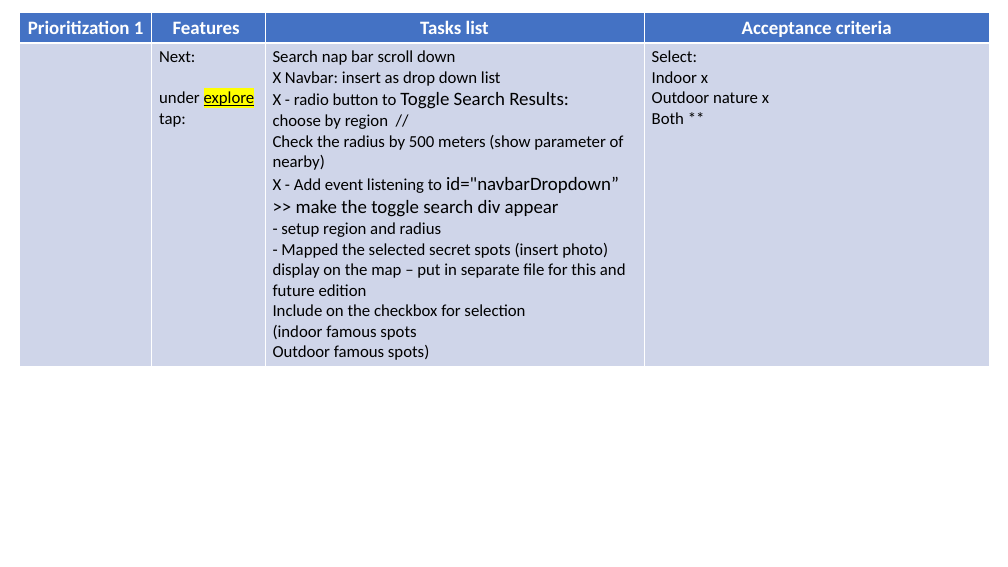
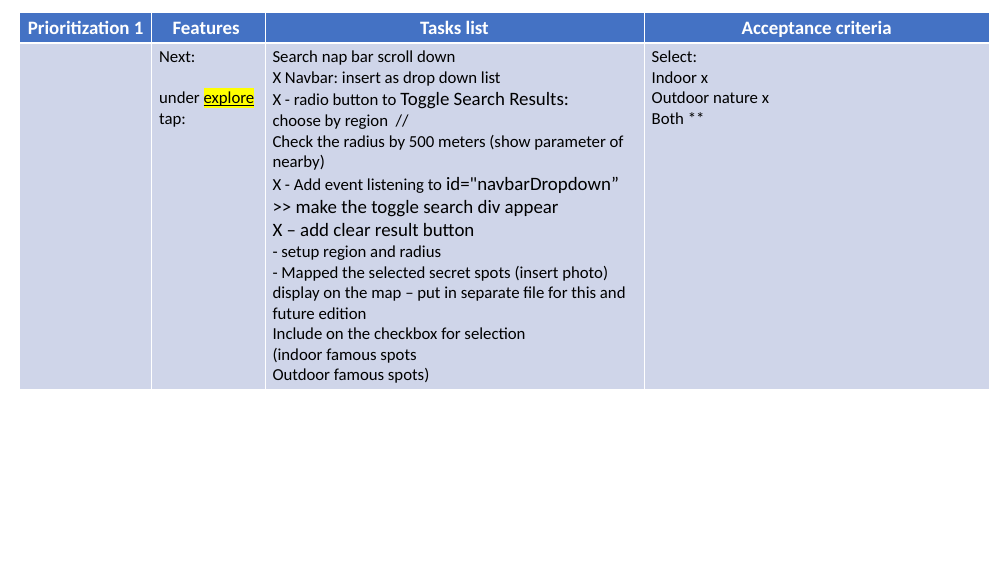
Before and after one commit to annette-p/pre-wedding-photoshoot-locations, a slide deck: slide 9 of wireframe.pptx. Drawn at 1008x567 pixels with LibreOffice and Linux fonts; fonts in the diff are those of the drawing. Boxes give left, top, right and bottom in pixels: in the first picture for what was removed or moved away, otherwise in the second. Text is boxed around its words. In the diff, an @@ line names an element or a change of style, - is before the commit and + after.

Commit message:
add clear result button and styling

```diff
--- a/wireframe.pptx
+++ b/wireframe.pptx
@@ table at [20, 12, 990, 387] @@
@@ row 2, column 3: "Search nap bar scroll down / X Navbar: insert as drop down list / X - radio button to Toggle Search Results: / choose by region // / Check the radius by 500 meters (show parameter of nearby) / X - Add event listening to id="navbarDropdown” >> make the toggle search div appear / - setup region and radius / - Mapped the selected secret spots (insert photo) display on the map – put in separate file for this and future edition / Include on the checkbox for selection / (indoor famous spots / Outdoor famous spots)" to "Search nap bar scroll down / X Navbar: insert as drop down list / X - radio button to Toggle Search Results: / choose by region // / Check the radius by 500 meters (show parameter of nearby) / X - Add event listening to id="navbarDropdown” >> make the toggle search div appear / X – add clear result button / - setup region and radius / - Mapped the selected secret spots (insert photo) display on the map – put in separate file for this and future edition / Include on the checkbox for selection / (indoor famous spots / Outdoor famous spots)" @@
```
Also in this commit, not shown: 1 other file.
